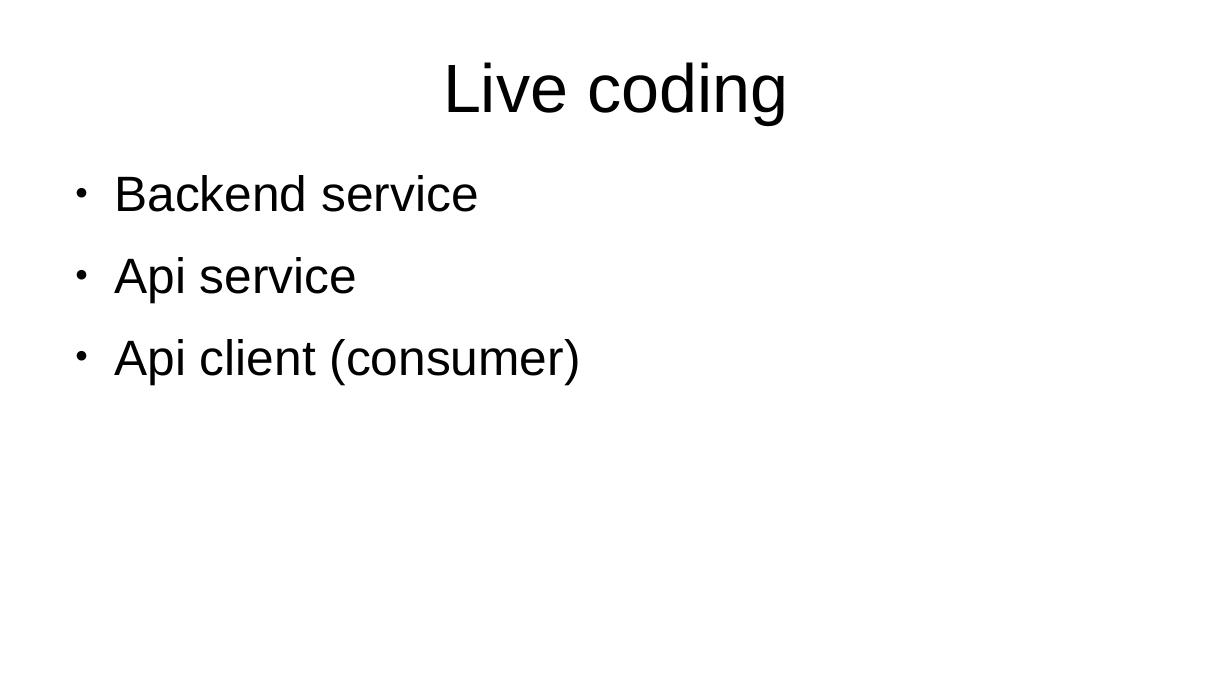
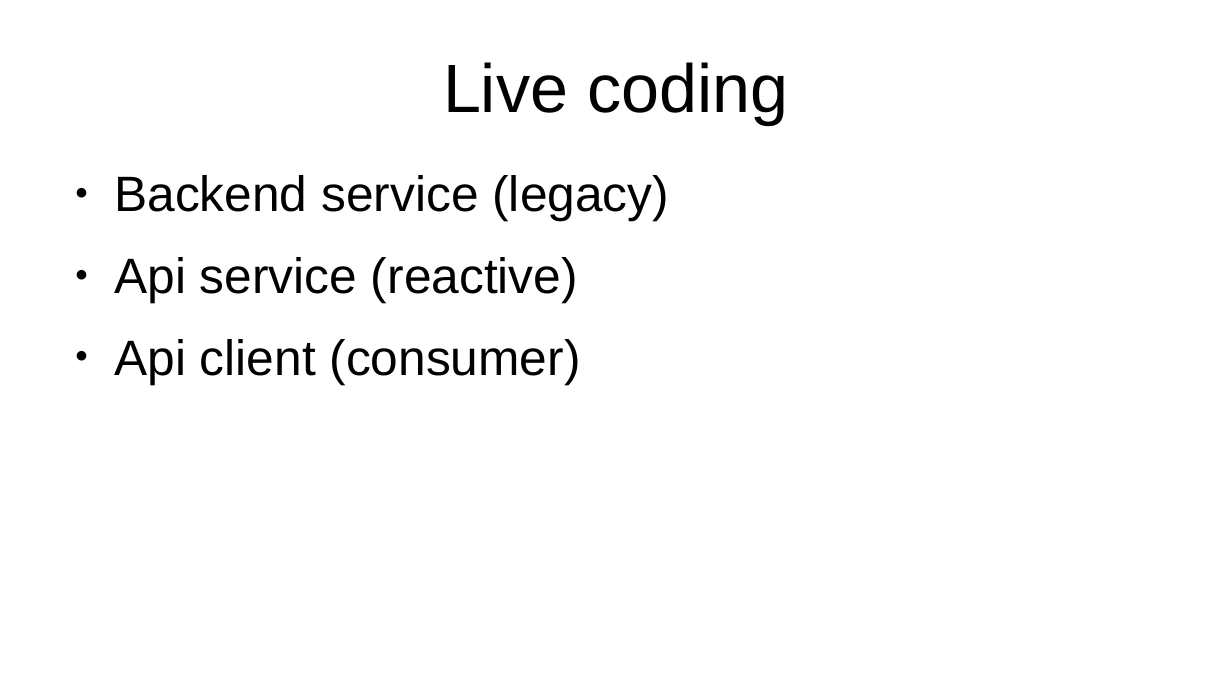
Before and after one commit to piotrskawinski/reactive-demo, a slide deck: slide 9 of docs/Reactive programming.odp (slide 8 before the commit). Drawn at 1232x693 pixels with LibreOffice and Linux fonts; fonts in the diff are those of the drawing. Boxes give left, top, right and bottom in pixels: in the first picture for what was removed or moved away, otherwise in the second. Text is boxed around its words. In the diff, an @@ line names an element or a change of style, - is before the commit and + after.

```diff
--- a/docs/Reactive programming.odp
+++ b/docs/Reactive programming.odp
@@ text at (114,175,669,302): text changed @@
-● Backend service
-● Api service
+● Backend service (legacy)
+● Api service (reactive)
```
Also in this commit, not shown: 7 other slides changed, 1 slide added, 3 other files.
